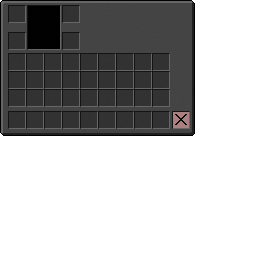
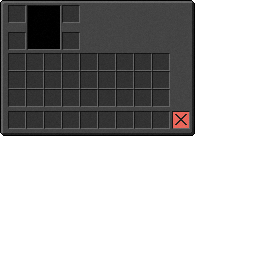
Before/after of a 256×256 layered artwork. What changed in the layer stack:
added layer "Preserve" above "Color Fill 1" over 175, 114, 187, 125
added layer "Color Fill 1" (color) above "New" over 173, 112, 189, 128
painted on "New" over 0, 0, 195, 136
